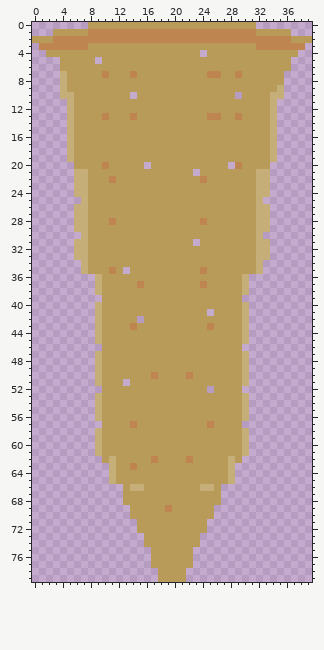
One commit to this sprite sheet: assets/img/rail_spike_large.png. The picture above was drawn from the file before the commit.
The file is 40x80 pixels. Colours within 5 levels of each other are drawn and written as one.
The same view after the edit:
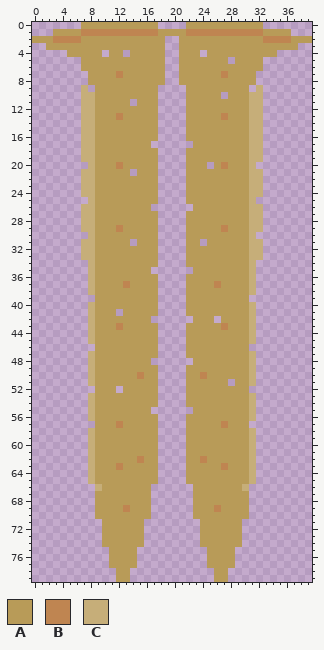
Palette (. is transparent): A #b89b58  B #bf8551  C #c6ae79
From the commit log: Changed rail spikes to double spikes changed the sprite for rail spikes
The edit:
y 0: x 7 . -> A; x 18..21 AAAA -> ....; x 32 . -> A
y 1: x 7 A -> B; x 18..21 BBBB -> AAAA; x 32 A -> B
y 2: x 7..32 BBBBBBBBBBBBBBBBBBBBBBBBBB -> AAAAAAAAAAAA..AAAAAAAAAAAA
y 3: x 1..7 BBBBBBB -> .AAAAAA; x 19..20 AA -> ..; x 32..38 BBBBBBB -> AAAAAA.
y 4: x 2..4 AAA -> ...; x 10 A -> .; x 13 A -> .; x 19..20 AA -> ..; x 35..37 AAA -> ...
y 5: x 4..6 AAA -> ...; x 9 . -> A; x 19..20 AA -> ..; x 28 A -> .; x 33..36 AAAA -> ....
y 6: x 4..6 AAA -> ...; x 19..20 AA -> ..; x 33..36 AAAA -> ....
y 7: x 4..7 CAAA -> ....; x 10 B -> A; x 12 A -> B; x 14 B -> A; x 19..20 AA -> ..; x 25..27 BBA -> AAB; x 29 B -> A; x 32..35 AAAA -> ....
y 8: x 4..7 CAAA -> ....; x 19..20 AA -> ..; x 32..35 AAAA -> ....
y 9: x 4..8 CAAAA -> ...C.; x 18..21 AAAA -> ....; x 31..35 AAAAC -> .C...
y 10: x 4..8 CCAAA -> ...CC; x 14 . -> A; x 18..21 AAAA -> ....; x 27 A -> .; x 29 . -> A; x 31..35 AAACC -> CC...
y 11: x 5..8 CAAA -> ..CC; x 14 A -> .; x 18..21 AAAA -> ....; x 31..34 AAAC -> CC..
y 12: x 5..8 CAAA -> ..CC; x 18..21 AAAA -> ....; x 31..34 AAAC -> CC..
y 13: x 5..8 CAAA -> ..CC; x 10 B -> A; x 12 A -> B; x 14 B -> A; x 18..21 AAAA -> ....; x 25..27 BBA -> AAB; x 29 B -> A; x 31..34 AAAC -> CC..
y 14..16: x 5..8 CAAA -> ..CC; x 18..21 AAAA -> ....; x 31..34 AAAC -> CC..
y 17: x 5..8 CAAA -> ..CC; x 17..22 AAAAAA -> ......; x 31..34 AAAC -> CC..
y 18..19: x 5..8 CAAA -> ..CC; x 18..21 AAAA -> ....; x 31..34 AAAC -> CC..
y 20: x 6..8 AAA -> ..C; x 10 B -> A; x 12 A -> B; x 16 . -> A; x 18..21 AAAA -> ....; x 25 A -> .; x 27..29 A.B -> BAA; x 31..33 AAA -> C..
y 21: x 6 C -> .; x 8 A -> C; x 14 A -> .; x 18..21 AAAA -> ....; x 23 . -> A; x 31 A -> C; x 33 C -> .
y 22: x 6 C -> .; x 8 A -> C; x 11 B -> A; x 18..21 AAAA -> ....; x 24 B -> A; x 31 A -> C; x 33 C -> .
y 23..24: x 6 C -> .; x 8 A -> C; x 18..21 AAAA -> ....; x 31 A -> C; x 33 C -> .
y 25: x 7..8 CA -> .C; x 18..21 AAAA -> ....; x 31..32 AC -> C.
y 26: x 6 C -> .; x 8 A -> C; x 17..22 AAAAAA -> ......; x 31 A -> C; x 33 C -> .
y 27: x 6 C -> .; x 8 A -> C; x 18..21 AAAA -> ....; x 31 A -> C; x 33 C -> .
y 28: x 6 C -> .; x 8 A -> C; x 11 B -> A; x 18..21 AAAA -> ....; x 24 B -> A; x 31 A -> C; x 33 C -> .
y 29: x 6 C -> .; x 8 A -> C; x 12 A -> B; x 18..21 AAAA -> ....; x 27 A -> B; x 31 A -> C; x 33 C -> .
y 30: x 7..8 CA -> .C; x 18..21 AAAA -> ....; x 31..32 AC -> C.
y 31: x 6 C -> .; x 8 A -> C; x 14 A -> .; x 18..21 AAAA -> ....; x 23..24 .A -> A.; x 31 A -> C; x 33 C -> .
y 32..33: x 6 C -> .; x 8 A -> C; x 18..21 AAAA -> ....; x 31 A -> C; x 33 C -> .
y 34: x 7..8 CA -> .C; x 18..21 AAAA -> ....; x 31..32 AC -> C.
y 35: x 7..8 CA -> .C; x 11 B -> A; x 13 . -> A; x 17..22 AAAAAA -> ......; x 24 B -> A; x 31..32 AC -> C.
y 36: x 8..9 .C -> CA; x 18..21 AAAA -> ....; x 30..31 C. -> AC
y 37: x 8..9 .C -> CA; x 13 A -> B; x 15 B -> A; x 18..21 AAAA -> ....; x 24 B -> A; x 26 A -> B; x 30..31 C. -> AC
y 38: x 8..9 .C -> CA; x 18..21 AAAA -> ....; x 30..31 C. -> AC
y 39: x 9 . -> A; x 18..21 AAAA -> ....; x 30 . -> A
y 40: x 8..9 .C -> CA; x 18..21 AAAA -> ....; x 30..31 C. -> AC
y 41: x 8..9 .C -> CA; x 12 A -> .; x 18..21 AAAA -> ....; x 25 . -> A; x 30..31 C. -> AC
y 42: x 8..9 .C -> CA; x 15 . -> A; x 17..22 AAAAAA -> ......; x 26 A -> .; x 30..31 C. -> AC
y 43: x 8..9 .C -> CA; x 12 A -> B; x 14 B -> A; x 18..21 AAAA -> ....; x 25 B -> A; x 27 A -> B; x 30..31 C. -> AC
y 44..45: x 8..9 .C -> CA; x 18..21 AAAA -> ....; x 30..31 C. -> AC
y 46: x 9 . -> A; x 18..21 AAAA -> ....; x 30 . -> A
y 47: x 8..9 .C -> CA; x 18..21 AAAA -> ....; x 30..31 C. -> AC
y 48: x 8..9 .C -> CA; x 17..22 AAAAAA -> ......; x 30..31 C. -> AC
y 49: x 8..9 .C -> CA; x 18..21 AAAA -> ....; x 30..31 C. -> AC
y 50: x 8..9 .C -> CA; x 15 A -> B; x 17..22 BAAAAB -> A....A; x 24 A -> B; x 30..31 C. -> AC
y 51: x 8..9 .C -> CA; x 13 . -> A; x 18..21 AAAA -> ....; x 28 A -> .; x 30..31 C. -> AC
y 52: x 9 . -> A; x 12 A -> .; x 18..21 AAAA -> ....; x 25 . -> A; x 30 . -> A
y 53..54: x 8..9 .C -> CA; x 18..21 AAAA -> ....; x 30..31 C. -> AC
y 55: x 8..9 .C -> CA; x 17..22 AAAAAA -> ......; x 30..31 C. -> AC
y 56: x 8..9 .C -> CA; x 18..21 AAAA -> ....; x 30..31 C. -> AC
y 57: x 9 . -> A; x 12 A -> B; x 14 B -> A; x 18..21 AAAA -> ....; x 25 B -> A; x 27 A -> B; x 30 . -> A
y 58..61: x 8..9 .C -> CA; x 18..21 AAAA -> ....; x 30..31 C. -> AC
y 62: x 8..9 .. -> CA; x 11 C -> A; x 15 A -> B; x 17..22 BAAAAB -> A....A; x 24 A -> B; x 28 C -> A; x 30..31 .. -> AC
y 63: x 8..12 ...CA -> CAAAB; x 14 B -> A; x 18..21 AAAA -> ....; x 27..31 AC... -> BAAAC
y 64..65: x 8..11 ...C -> CAAA; x 18..21 AAAA -> ....; x 28..31 C... -> AAAC
y 66: x 9..12 .... -> CAAA; x 14..15 CC -> AA; x 17..22 AAAAAA -> ......; x 24..25 CC -> AA; x 27..30 .... -> AAAC
y 67..68: x 9..12 .... -> AAAA; x 17..22 AAAAAA -> ......; x 27..30 .... -> AAAA
y 69: x 9..13 ..... -> AAAAB; x 17..22 AABAAA -> ......; x 26..30 ..... -> BAAAA
y 70: x 9..13 ..... -> AAAAA; x 17..22 AAAAAA -> ......; x 26..30 ..... -> AAAAA
y 71..72: x 10..14 ..... -> AAAAA; x 16..23 AAAAAAAA -> ........; x 25..29 ..... -> AAAAA
y 73..74: x 10..29 ......AAAAAAAA...... -> AAAAAA........AAAAAA
y 75..77: x 11..14 .... -> AAAA; x 17..22 AAAAAA -> ......; x 25..28 .... -> AAAA
y 78..79: x 12..13 .. -> AA; x 18..21 AAAA -> ....; x 26..27 .. -> AA
